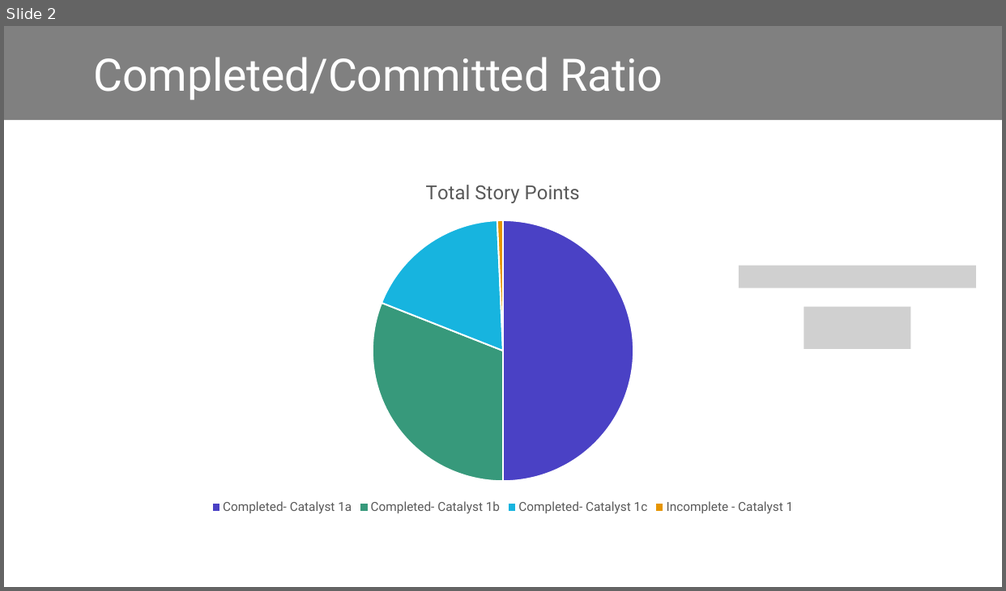
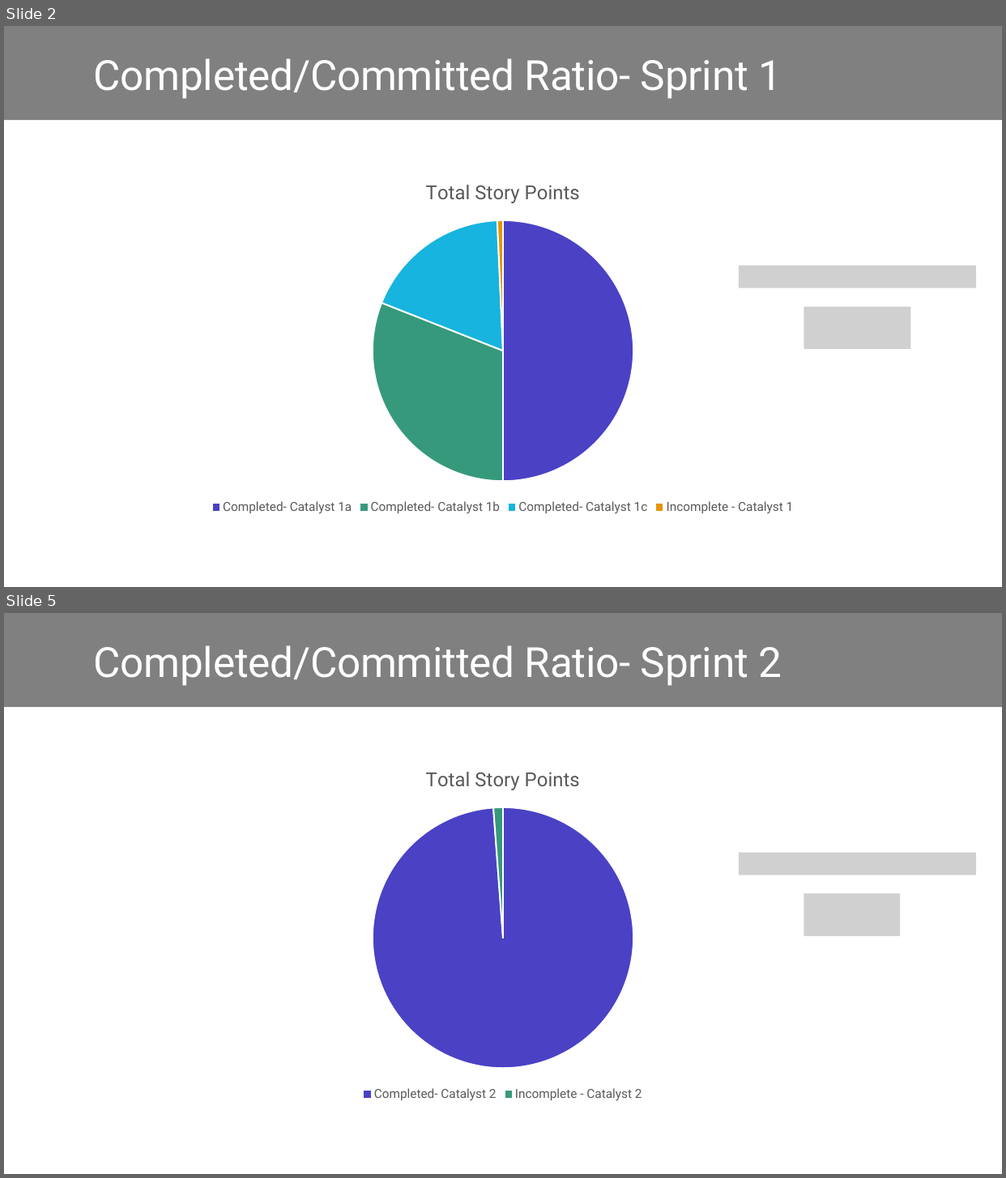
Before and after one commit to htmw/SpotCheckAI, a slide deck: documents/Burndown Charts.pptx. Shown one above the other, each under a label of ours: slide 2 before the commit, slides 2 and 5 after it; the slides between them are not shown. The pictures are 1006x591 and 1006x1178 pixels, drawn with LibreOffice and Linux fonts; fonts in the diff are those of the drawing; grey boxes stand for pictures; background and template pictures are left out. Boxes give left, top, right and bottom in pixels: in the first picture for what was removed or moved away, otherwise in the second. Text is boxed around its words. In the diff, an @@ line names an element or a change of style, - is before the commit and + after.

Commit message:
update files for sprint2

```diff
--- a/documents/Burndown Charts.pptx
+++ b/documents/Burndown Charts.pptx
@@ slide 5 added at [4,613,1002,1174], background #FFFFFF; not listed: 1 template element that a slide beside it also shows @@
@@ title added at [94,645,782,686], 40 pt, text #FFFFFF @@
+Completed/Committed Ratio- Sprint 2
@@ pie chart added at [80,752,927,1105] @@
+title "Total Story Points"
+categories: Completed- Catalyst 2, Incomplete - Catalyst 2
+Total Story Points: 99, 1
@@ picture added at [739,853,977,875] @@
@@ picture added at [804,894,901,936] @@
@@ slide 2 changed as well @@
@@ title at [94,58,782,99]: text changed; size 43.2 to 40 pt @@
-Completed/Committed Ratio
+Completed/Committed Ratio- Sprint 1
```
Also in this commit, not shown: 2 other slides changed, 2 other slides added, 8 other files.
